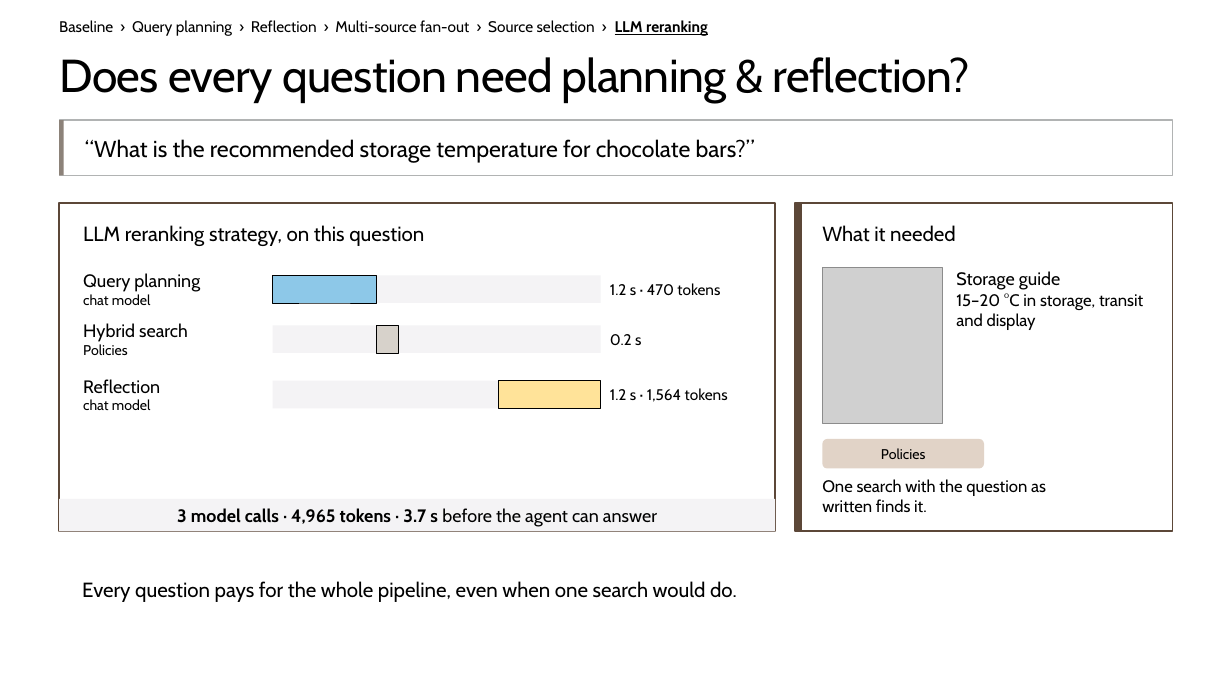
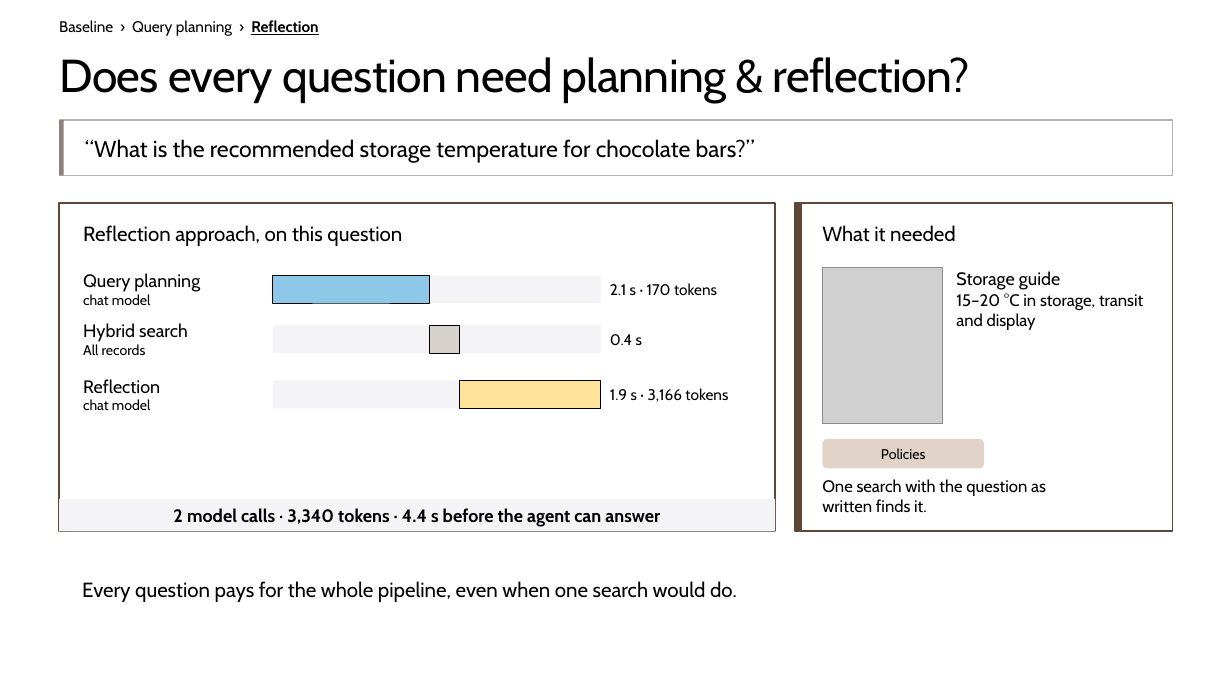
Before and after one commit to microsoft/ignite26-BRK300-building-agentic-retrieval-from-diy-to-foundry-iq, a slide deck: slide 22 of IgniteBRK300-WorkingDeck.pptx (slide 23 before the commit). Drawn at 1232x693 pixels with LibreOffice and Linux fonts; fonts in the diff are those of the drawing; grey boxes stand for pictures; background and template pictures are left out. Boxes give left, top, right and bottom in pixels: in the first picture for what was removed or moved away, otherwise in the second. Text is boxed around its words. In the diff, an @@ line names an element or a change of style, - is before the commit and + after.

Commit message:
Update deck with latest changes

```diff
--- a/IgniteBRK300-WorkingDeck.pptx
+++ b/IgniteBRK300-WorkingDeck.pptx
@@ text at (59, 20, 318, 36): text changed @@
-Baseline › Query planning › Reflection › Multi-source fan-out › Source selection › LLM reranking
+Baseline › Query planning › Reflection
@@ text at (83, 225, 402, 246): text changed @@
-LLM reranking strategy, on this question
+Reflection approach, on this question
@@ rectangle: place and size @@
-rectangle at (273, 275, 377, 303)
+rectangle at (273, 275, 429, 303)
@@ text at (610, 283, 717, 295): text changed @@
-1.2 s · 470 tokens
+2.1 s · 170 tokens
@@ rectangle: place and size @@
-rectangle at (377, 325, 398, 353)
+rectangle at (429, 325, 458, 353)
@@ text at (83, 344, 146, 355): text changed @@
-Policies
+All records
@@ text at (610, 334, 642, 345): text changed @@
-0.2 s
+0.4 s
@@ rectangle: place and size @@
-rectangle at (498, 381, 601, 409)
+rectangle at (459, 381, 601, 409)
@@ text at (610, 388, 728, 402): text changed @@
-1.2 s · 1,564 tokens
+1.9 s · 3,166 tokens
@@ text in rectangle at (173, 508, 660, 527): text changed @@
-3 model calls · 4,965 tokens · 3.7 s before the agent can answer
+2 model calls · 3,340 tokens · 4.4 s before the agent can answer
```
Also in this commit, not shown: 16 other slides changed, 1 slide removed, 7 other files.
